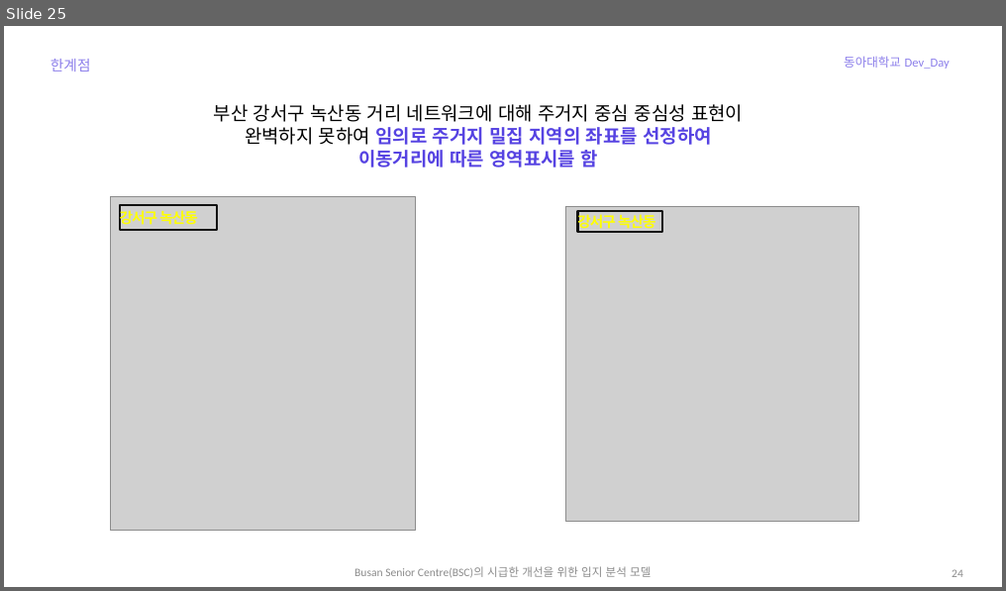
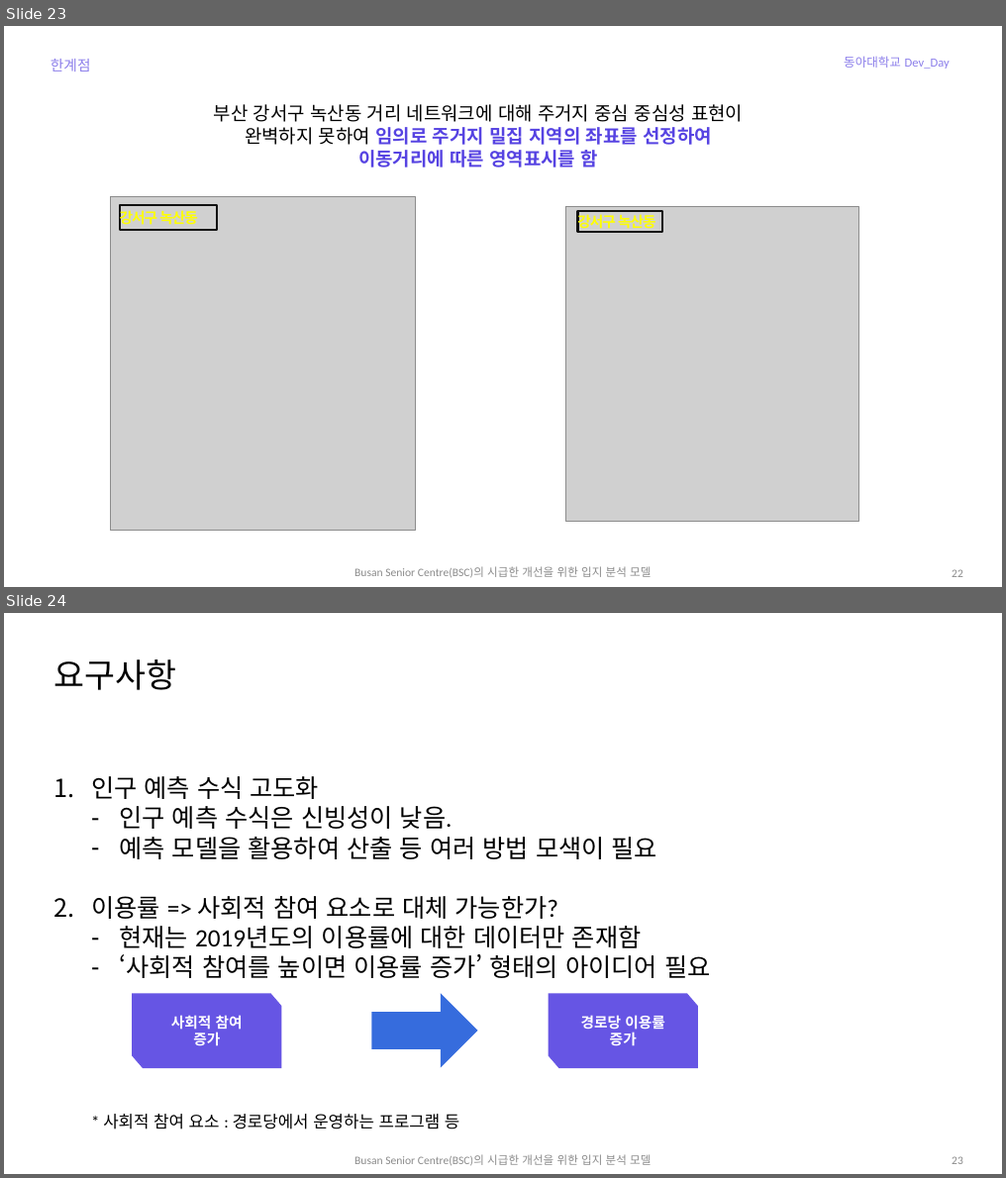
Before and after one commit to jhparkland/Data_Analytics_for_Age_friendly_busan, a slide deck: PPT/Busan_Senior_Center(BSC)의_시급한_개선을_위한_입지_분석_모델_발표.pptx. Shown one above the other, each under a label of ours: slide 25 before the commit, slides 23 and 24 after it. The pictures are 1006x591 and 1006x1178 pixels, drawn with LibreOffice and Linux fonts; fonts in the diff are those of the drawing; grey boxes stand for pictures. Boxes give left, top, right and bottom in pixels: in the first picture for what was removed or moved away, otherwise in the second. Text is boxed around its words. In the diff, an @@ line names an element or a change of style, - is before the commit and + after.

```diff
--- a/PPT/Busan_Senior_Center(BSC)의_시급한_개선을_위한_입지_분석_모델_발표.pptx
+++ b/PPT/Busan_Senior_Center(BSC)의_시급한_개선을_위한_입지_분석_모델_발표.pptx
@@ slide 24 added at [4,613,1002,1174], background #FFFFFF @@
@@ title added at [54,660,176,690], 32 pt, text #000000 @@
+요구사항
@@ text added at [91,776,710,1130], 24 pt, text #000000 @@
+1. 인구 예측 수식 고도화
+  – 인구 예측 수식은 신빙성이 낮음.
+  – 예측 모델을 활용하여 산출 등 여러 방법 모색이 필요
+2. 이용률 => 사회적 참여 요소로 대체 가능한가?
+  – 현재는 2019년도의 이용률에 대한 데이터만 존재함
+  – ‘사회적 참여를 높이면 이용률 증가’ 형태의 아이디어 필요
+  * 사회적 참여 요소 : 경로당에서 운영하는 프로그램 등
@@ freeform shape added at [132,994,282,1069], fill #5643E2 at 90% opacity @@
@@ right arrow added at [371,993,478,1068], fill #366CDD @@
@@ freeform shape added at [548,994,698,1069], fill #5643E2 at 90% opacity @@
@@ text added at [171,1015,243,1047], 14 pt, text #FFFFFF, bold @@
+사회적 참여
+증가
@@ text added at [581,1015,665,1047], 14 pt, text #FFFFFF, bold @@
+경로당 이용률
+증가
@@ text added at [354,1155,650,1166], 11 pt, text #8C8C8C @@
+Busan Senior Centre(BSC)의 시급한 개선을 위한 입지 분석 모델
@@ page number added at [951,1157,963,1164], 11 pt, text #8C8C8C @@
+23
@@ what was slide 25 is now slide 23 @@
@@ page number at [951,570,963,577]: text changed @@
-24
+22
```
Also in this commit, not shown: 1 slide changed, 3 other slides added, 3 slides removed.
